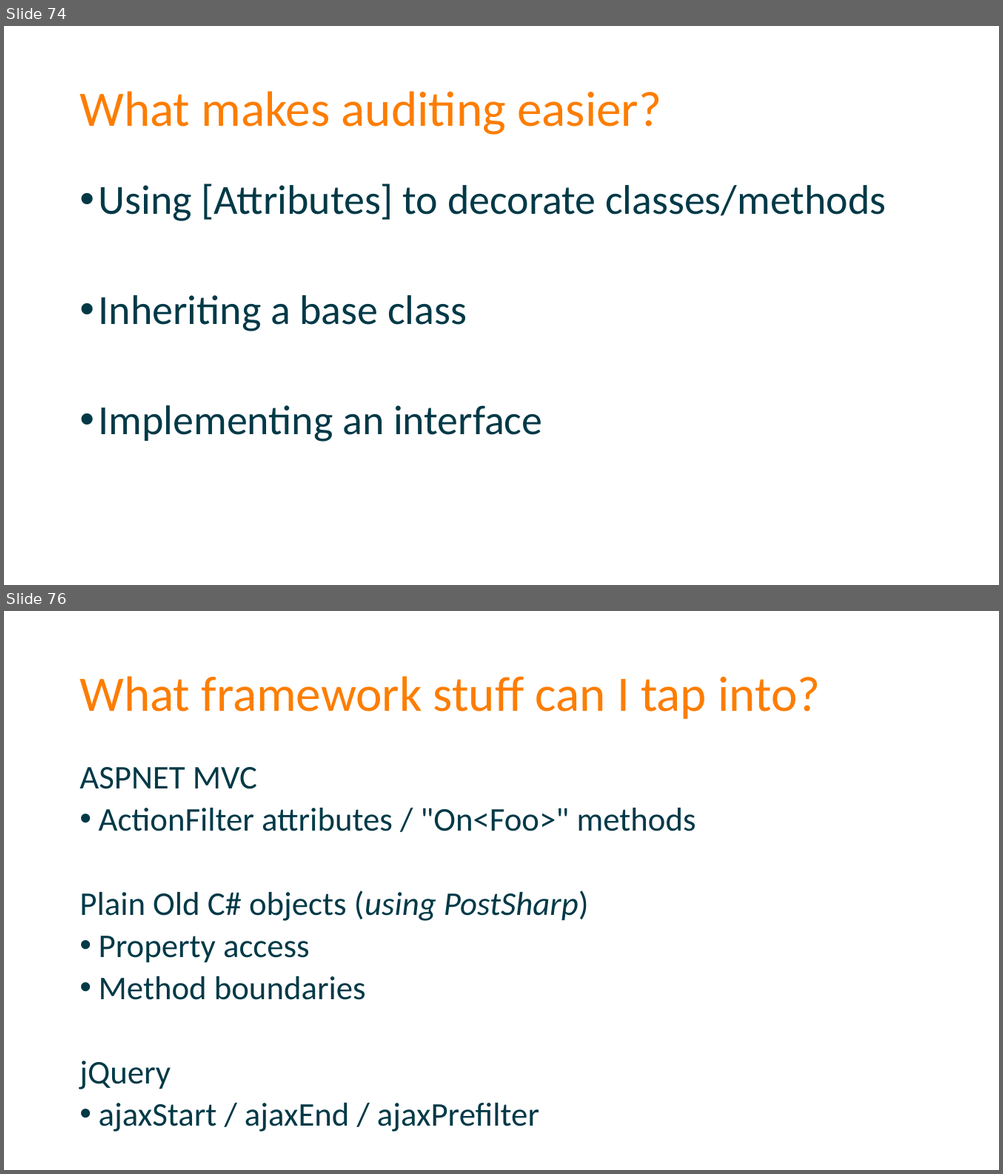
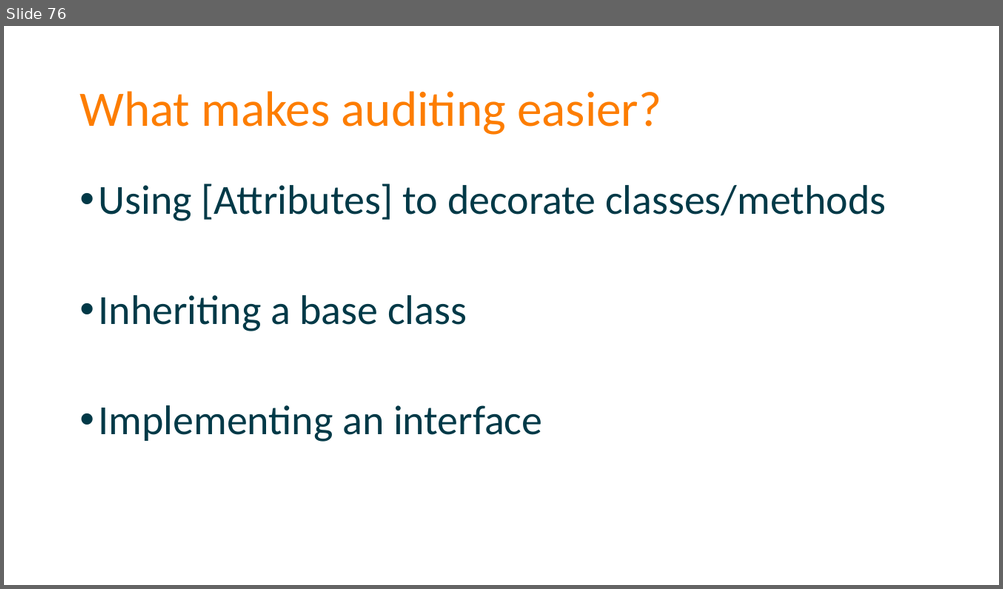
Before and after one commit to spetryjohnson/Talk---Dont-Write-Secure-Code-Design-Secure-Systems, a slide deck: Secure Systems - CodeMash 2017.pptx. Shown one above the other, each under a label of ours: slides 74 and 76 before the commit, slide 76 after it; the slides between them are not shown. The pictures are 1003x1174 and 1003x589 pixels, drawn with LibreOffice and Linux fonts; fonts in the diff are those of the drawing. Boxes give left, top, right and bottom in pixels: in the first picture for what was removed or moved away, otherwise in the second. Text is boxed around its words. In the diff, an @@ line names an element or a change of style, - is before the commit and + after.

```diff
--- a/Secure Systems - CodeMash 2017.pptx
+++ b/Secure Systems - CodeMash 2017.pptx
@@ slide 76 removed at [4, 611, 999, 1170], background #FFFFFF @@
@@ title removed at [79, 676, 819, 719] @@
-What framework stuff can I tap into?
@@ text removed at [79, 767, 696, 1132] @@
-ASPNET MVC
-• ActionFilter attributes / "On<Foo>" methods
-Plain Old C# objects (using PostSharp)
-• Property access
-• Method boundaries
-jQuery
-• ajaxStart / ajaxEnd / ajaxPrefilter
@@ what was slide 74 is now slide 76 @@
```
Also in this commit, not shown: 6 slides changed, 4 slides added, 4 other slides removed, 3 other files.
